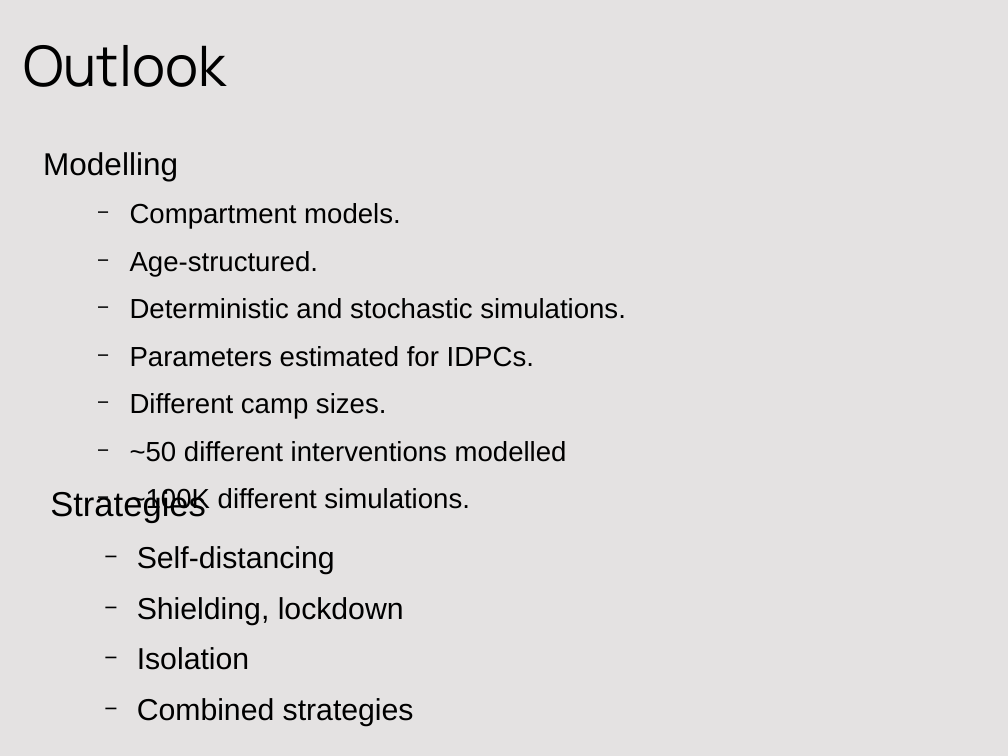
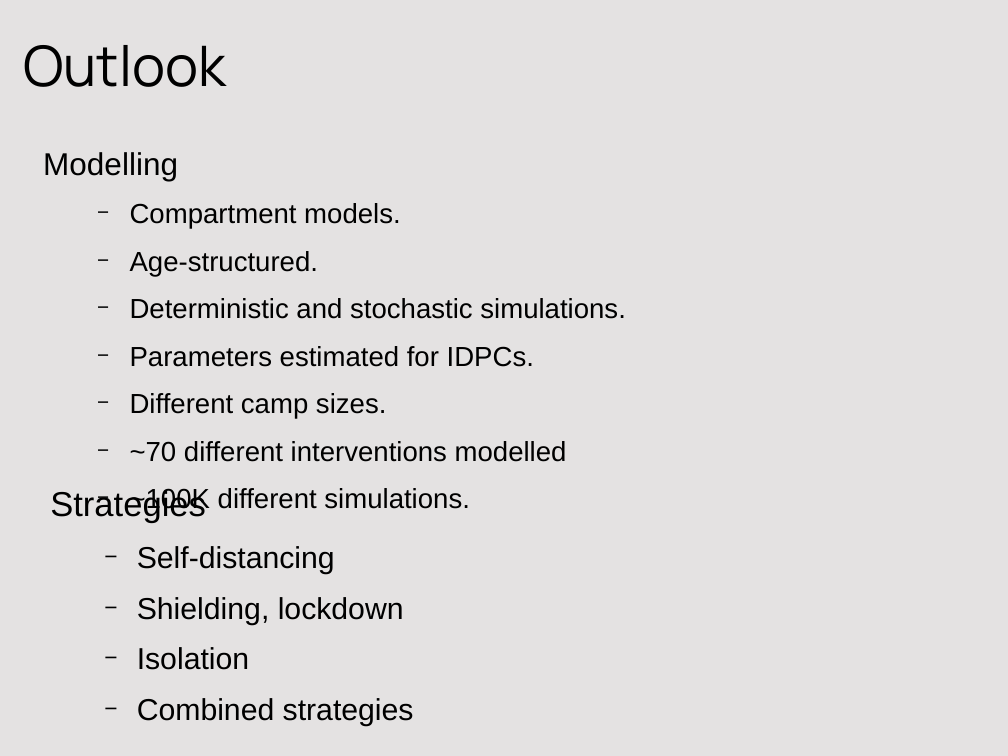
Before and after one commit to crowdfightcovid19/req-550-Syria, a slide deck: slide 7 of manuscripts/slides-20200716/20200716-syria_APG.odp. Drawn at 1008x756 pixels with LibreOffice and Linux fonts; fonts in the diff are those of the drawing. Boxes give left, top, right and bottom in pixels: in the first picture for what was removed or moved away, otherwise in the second. Text is boxed around its words. In the diff, an @@ line names an element or a change of style, - is before the commit and + after.

```diff
--- a/manuscripts/slides-20200716/20200716-syria_APG.odp
+++ b/manuscripts/slides-20200716/20200716-syria_APG.odp
@@ text at (x1=130, y1=441, x2=567, y2=462): text changed @@
-  − ~50 different interventions modelled
+  − ~70 different interventions modelled
```
Also in this commit, not shown: 13 other slides changed, 1 slide removed, 1 other file.
